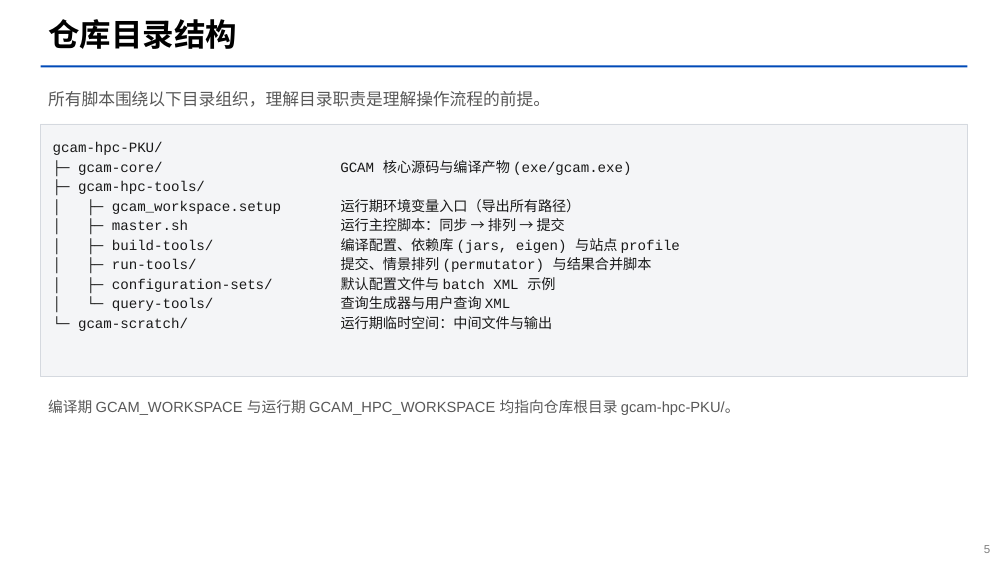
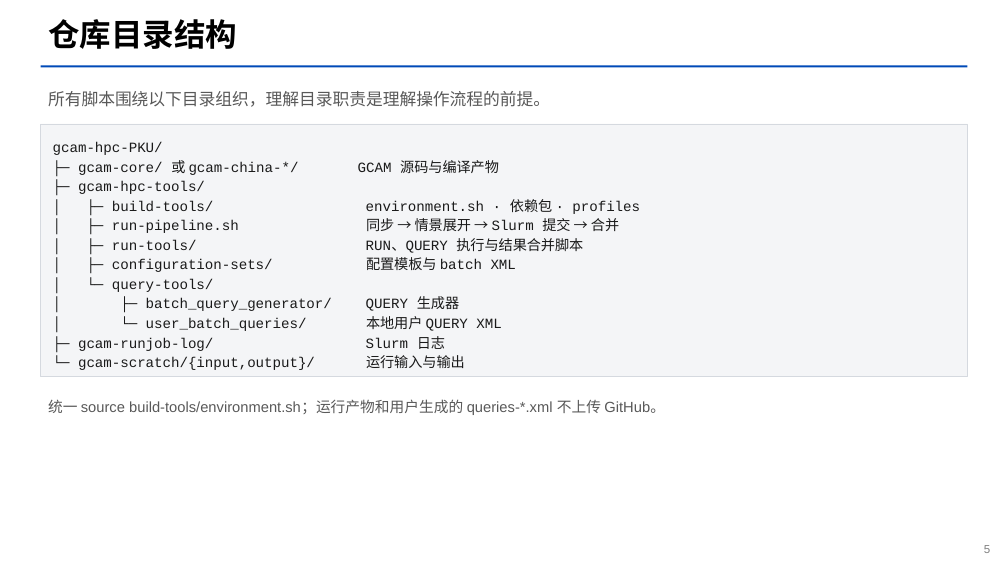
Before and after one commit to jerrysong0128/gcam-hpc-PKU, a slide deck: slide 5 of asset/tutorial/gcam-hpc-tutorial.pptx. Drawn at 1008x567 pixels with LibreOffice and Linux fonts; fonts in the diff are those of the drawing. Boxes give left, top, right and bottom in pixels: in the first picture for what was removed or moved away, otherwise in the second. Text is boxed around its words. In the diff, an @@ line names an element or a change of style, - is before the commit and + after.

```diff
--- a/asset/tutorial/gcam-hpc-tutorial.pptx
+++ b/asset/tutorial/gcam-hpc-tutorial.pptx
@@ text in rectangle at (78,160,499,194): text changed @@
-├─ gcam-core/ GCAM 核心源码与编译产物 (exe/gcam.exe)
+├─ gcam-core/ 或 gcam-china-*/ GCAM 源码与编译产物
@@ text in rectangle at (366,199,640,368): text changed @@
-│ ├─ gcam_workspace.setup 运行期环境变量入口（导出所有路径）
-│ ├─ master.sh 运行主控脚本：同步 → 排列 → 提交
-│ ├─ build-tools/ 编译配置、依赖库 (jars, eigen) 与站点 profile
-│ ├─ run-tools/ 提交、情景排列 (permutator) 与结果合并脚本
-│ ├─ configuration-sets/ 默认配置文件与 batch XML 示例
-│ └─ query-tools/ 查询生成器与用户查询 XML
-└─ gcam-scratch/ 运行期临时空间：中间文件与输出
+│ ├─ build-tools/ environment.sh · 依赖包 · profiles
+│ ├─ run-pipeline.sh 同步 → 情景展开 → Slurm 提交 → 合并
+│ ├─ run-tools/ RUN、QUERY 执行与结果合并脚本
+│ ├─ configuration-sets/ 配置模板与 batch XML
+│ └─ query-tools/
+│ ├─ batch_query_generator/ QUERY 生成器
+│ └─ user_batch_queries/ 本地用户 QUERY XML
+├─ gcam-runjob-log/ Slurm 日志
+└─ gcam-scratch/{input,output}/ 运行输入与输出
@@ text at (48,400,665,415): text changed @@
-编译期 GCAM_WORKSPACE 与运行期 GCAM_HPC_WORKSPACE 均指向仓库根目录 gcam-hpc-PKU/。
+统一 source build-tools/environment.sh；运行产物和用户生成的 queries-*.xml 不上传 GitHub。
```
Also in this commit, not shown: 10 other slides changed.
